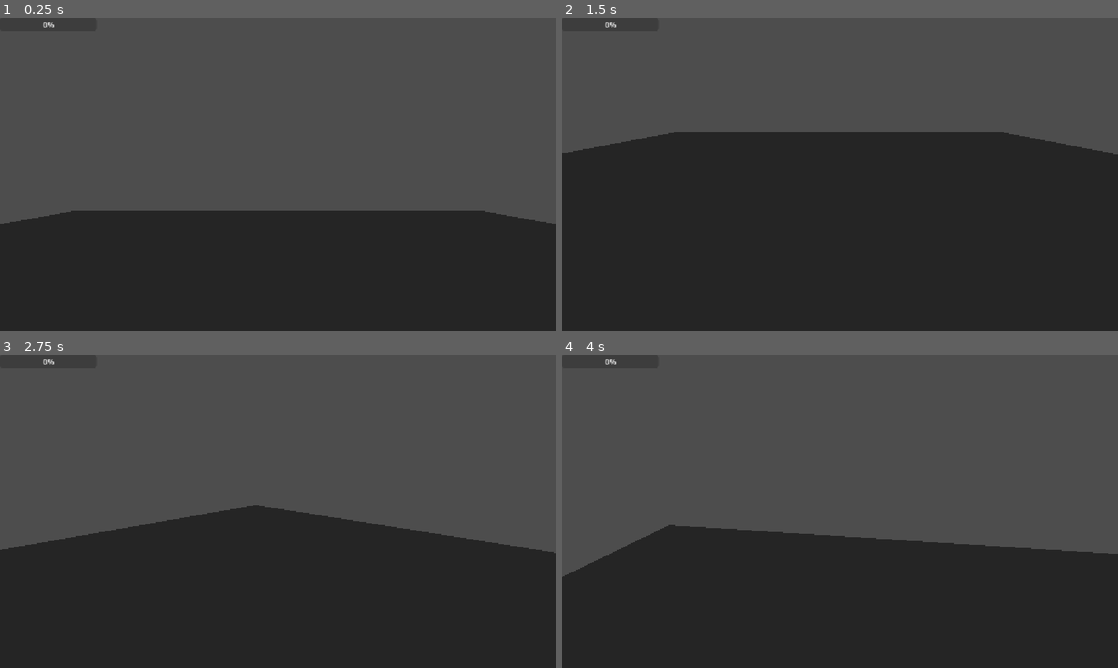
Above: before the commit, frames 1-4 (two rows, left to right).
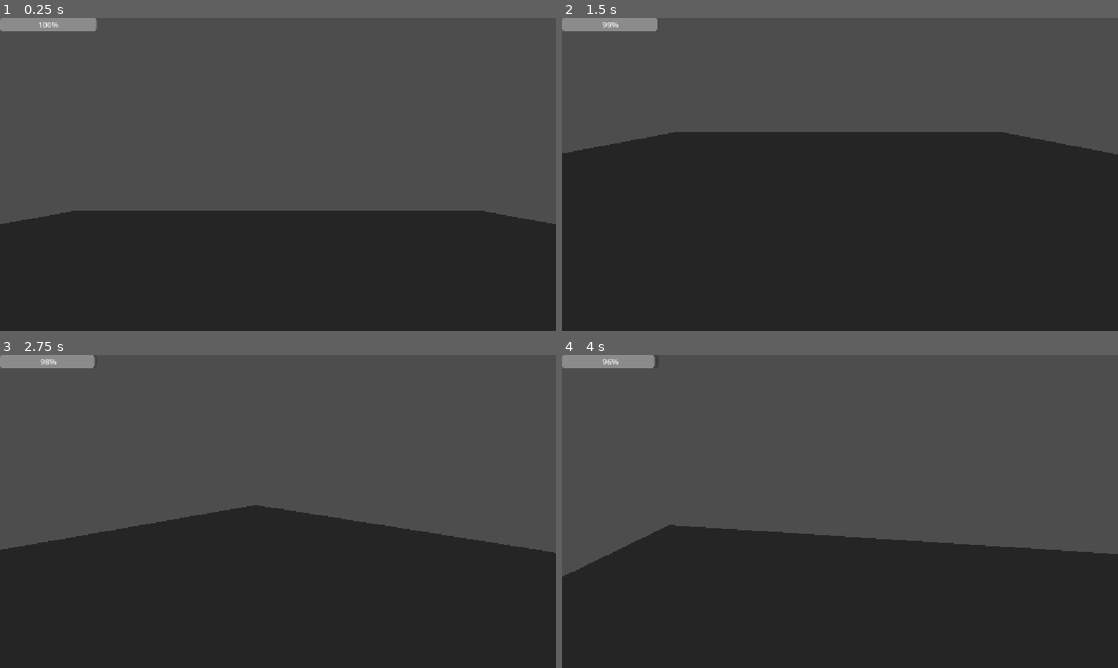
Above: after the commit, the same moments.

Repository: maujuicers/juiced-up-card-game
Game: Godot game, scene res://main_scene.tscn
The game is run twice, just before and just after one commit, with the same random seed, the same clock (stepped at 60 frames per second) and the same inputs.
Inputs (mouse positions are in pixels of both pictures, inside the frame that each line leads up to):
- Up to frame 1 (0.25 s): no input
- Up to frame 2 (1.5 s): tap Enter at 0.5 s; move the mouse to (962, 158) at 0.52 s; hold D (right) 0.53-1.28 s; click (962, 158) at 0.67 s; move the mouse to (812, 174) at 1.27 s; hold W (forward) from 1.28 s (still down)
- Up to frame 3 (2.75 s): keep holding W (forward); tap Space at 2 s; move the mouse to (289, 505) at 2.02 s
- Up to frame 4 (4 s): keep holding W (forward); move the mouse to (834, 517) at 2.77 s; move the mouse to (878, 514) at 3.52 s

The runs differ from the first frame. In frame 1, 0.7% of the frame differs, in the area x 0-18%, y 0-5%; in frame 2, 0.7%; in frame 3, 0.7%; in frame 4, 0.7%.

Commit message:
feature: added gradually loss of juice

Diff:
--- a/main_scene.tscn
+++ b/main_scene.tscn
@@ -12,6 +12,7 @@
 
 [node name="Player" parent="." unique_id=50830596 instance=ExtResource("1_0f027")]
 transform = Transform3D(1, 0, 0, 0, 1, 0, 0, 0, 1, 0, 1.5131826, 0)
+max_juice = 100
 
 [node name="DirectionalLight3D" type="DirectionalLight3D" parent="." unique_id=470046891]
 
--- a/scenes/player/player.tscn
+++ b/scenes/player/player.tscn
@@ -7,11 +7,11 @@
 
 [sub_resource type="CapsuleShape3D" id="CapsuleShape3D_kewkp"]
 
-[node name="Player" type="CharacterBody3D" unique_id=50830596 node_paths=PackedStringArray("player_camera", "player_head")]
+[node name="Player" type="CharacterBody3D" unique_id=50830596 node_paths=PackedStringArray("player_camera", "player_head", "juice_meter")]
 script = ExtResource("1_4flbx")
 player_camera = NodePath("Head/Camera3D")
 player_head = NodePath("Head")
-max_juice = null
+juice_meter = NodePath("UI/JuiceMeter")
 
 [node name="MeshInstance3D" type="MeshInstance3D" parent="." unique_id=1088188901]
 mesh = SubResource("CapsuleMesh_4flbx")
--- a/scenes/ui/juice_meter.tscn
+++ b/scenes/ui/juice_meter.tscn
@@ -8,4 +8,3 @@
 script = ExtResource("1_mtdn5")
 
 [node name="Timer" type="Timer" parent="." unique_id=1232499315]
-wait_time = 2.0
--- a/scripts/player/player_controller.gd
+++ b/scripts/player/player_controller.gd
@@ -5,6 +5,7 @@
 @export var player_camera: Camera3D
 @export var player_head: Node3D
 @export var max_juice: int = 100
+@export var juice_meter: JuiceMeter
 
 @onready var current_juice: int = max_juice
 
@@ -13,6 +14,9 @@
 const SPEED = 5.0
 
 var gravity: float = ProjectSettings.get_setting("physics/3d/default_gravity")
+
+func _ready() -> void:
+	juice_meter._init_juice_meter()
 
 func _unhandled_input(event: InputEvent) -> void:
 	if event is InputEventMouseButton:
--- a/scripts/ui/juice_meter.gd
+++ b/scripts/ui/juice_meter.gd
@@ -1,12 +1,23 @@
 extends ProgressBar
+
+class_name JuiceMeter
 
 @export var player: PlayerController
 
+@onready var timer: Timer = $Timer
+
 var stop_juice_drop: bool = false
 
-func _ready() -> void:
+func _init_juice_meter() -> void:
 	player.juice_changed.connect(update_juice)
+	timer.timeout.connect(_on_timeout)
 	update_juice()
+	timer.start()
 
 func update_juice():
-	value = player.current_juice * 100 / player.max_juice
+	value = player.current_juice
+
+func _on_timeout() -> void:
+	player.current_juice -= 1
+	update_juice()
+	timer.start()
